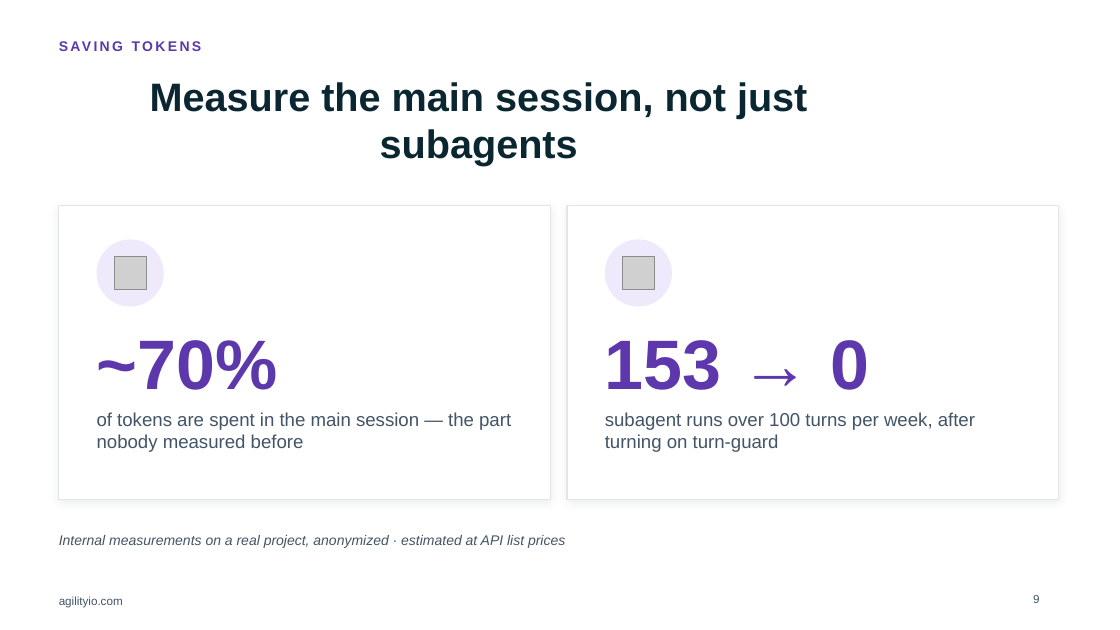
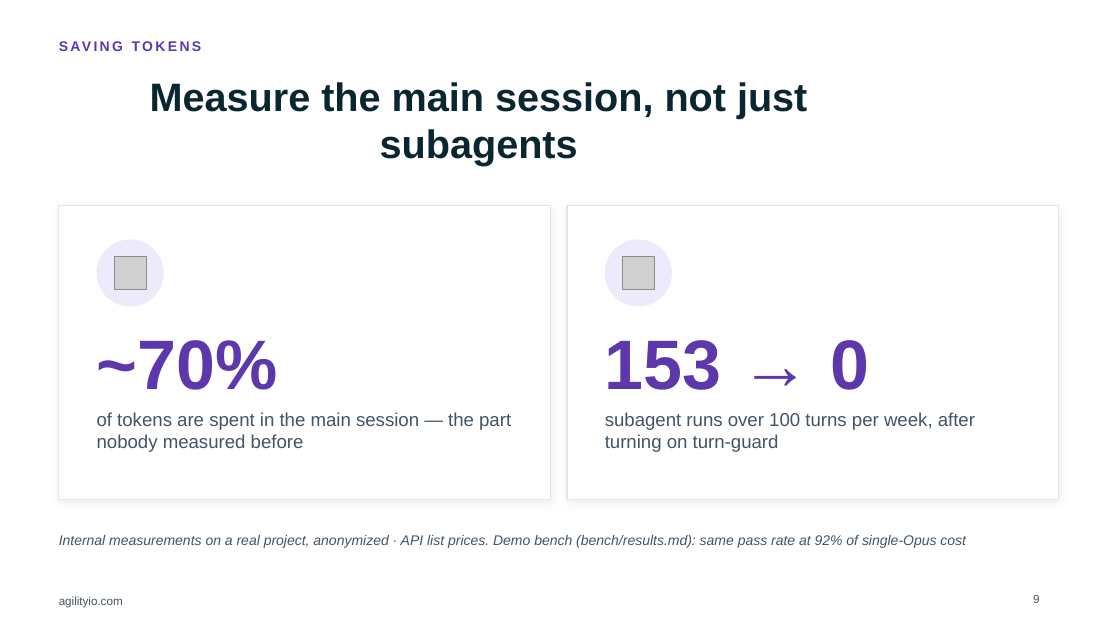
Before and after one commit to trungungtoan-agilityio/AgiAgentKit, a slide deck: slide 9 of docs/talk/Session-Superadvisor-AgilityIO.pptx. Drawn at 1120x630 pixels with LibreOffice and Linux fonts; fonts in the diff are those of the drawing; grey boxes stand for pictures; background and template pictures are left out. Boxes give left, top, right and bottom in pixels: in the first picture for what was removed or moved away, otherwise in the second. Text is boxed around its words. In the diff, an @@ line names an element or a change of style, - is before the commit and + after.

```diff
--- a/docs/talk/Session-Superadvisor-AgilityIO.pptx
+++ b/docs/talk/Session-Superadvisor-AgilityIO.pptx
@@ text at (59,535,966,548): text changed @@
-Internal measurements on a real project, anonymized · estimated at API list prices
+Internal measurements on a real project, anonymized · API list prices. Demo bench (bench/results.md): same pass rate at 92% of single-Opus cost
```
Also in this commit, not shown: 5 other files.
